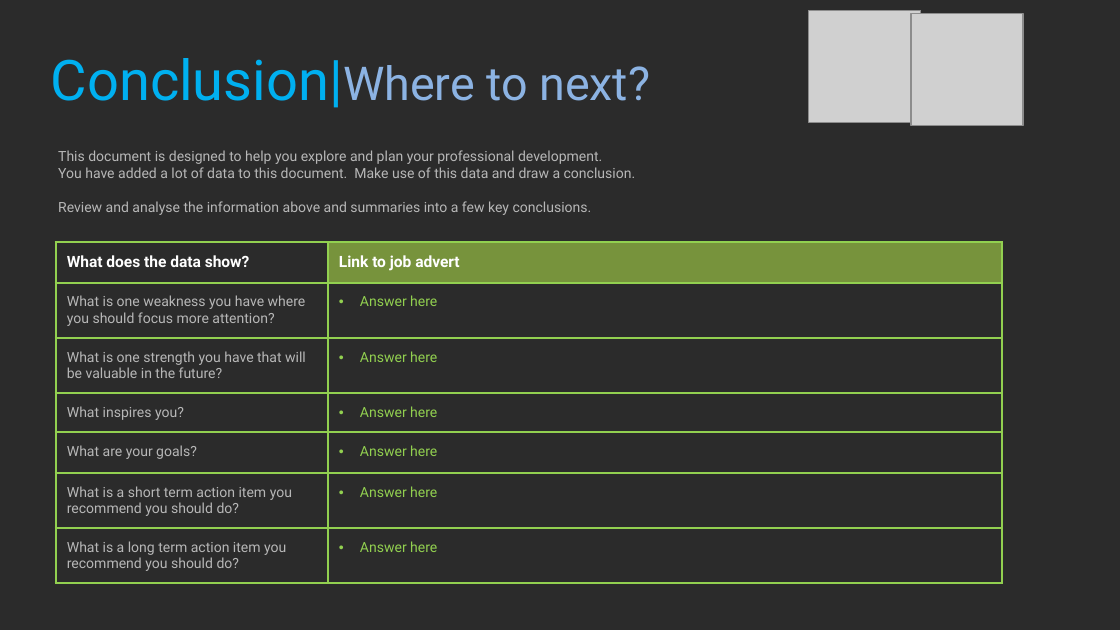
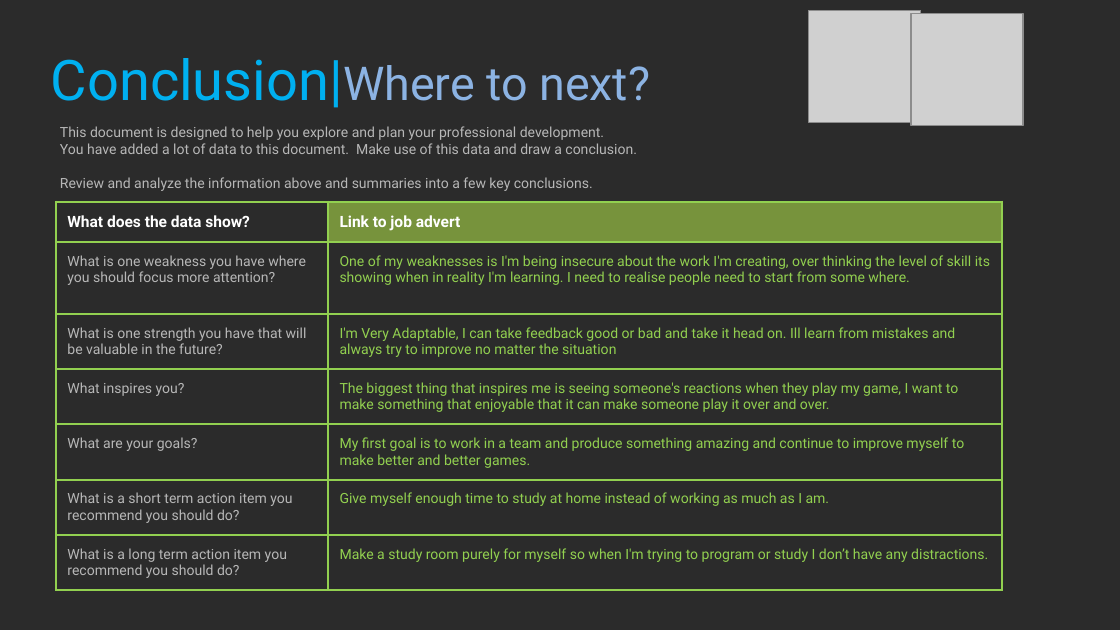
Before and after one commit to BenMate/ProfStudy1, a slide deck: slide 33 of 2021_Professional_Studies_1_YourName.pptx. Drawn at 1120x630 pixels with LibreOffice and Linux fonts; fonts in the diff are those of the drawing; grey boxes stand for pictures; background and template pictures are left out; a plain dark background stands for a picture behind light text. Boxes give left, top, right and bottom in pixels: in the first picture for what was removed or moved away, otherwise in the second. Text is boxed around its words. In the diff, an @@ line names an element or a change of style, - is before the commit and + after.

Commit message:
only thing left is whs

```diff
--- a/2021_Professional_Studies_1_YourName.pptx
+++ b/2021_Professional_Studies_1_YourName.pptx
@@ text "This document is designed to ...": place and size @@
-text "This document is designed to ..." at (58,150,636,215)
+text "This document is designed to ..." at (60,126,637,191)
@@ text at (60,177,593,191): text changed @@
-Review and analyse the information above and summaries into a few key conclusions.
+Review and analyze the information above and summaries into a few key conclusions.
@@ table at (56,202,1002,596) @@
-row 2, column 2: Answer here
+row 2, column 2: One of my weaknesses is I'm being insecure about the work I'm creating, over thinking the level of skill its showing when in reality I'm learning. I need to realise people need to start from some where.
-row 3, column 2: Answer here
+row 3, column 2: I'm Very Adaptable, I can take feedback good or bad and take it head on. Ill learn from mistakes and always try to improve no matter the situation
-row 4, column 2: Answer here
+row 4, column 2: The biggest thing that inspires me is seeing someone's reactions when they play my game, I want to make something that enjoyable that it can make someone play it over and over.
-row 5, column 2: Answer here
+row 5, column 2: My first goal is to work in a team and produce something amazing and continue to improve myself to make better and better games.
-row 6, column 2: Answer here
+row 6, column 2: Give myself enough time to study at home instead of working as much as I am.
-row 7, column 2: Answer here
+row 7, column 2: Make a study room purely for myself so when I'm trying to program or study I don’t have any distractions.
@@ table: place and size @@
-table at (56,242,1002,587)
+table at (56,202,1002,596)
```
Also in this commit, not shown: 26 other slides changed, 6 other files.
